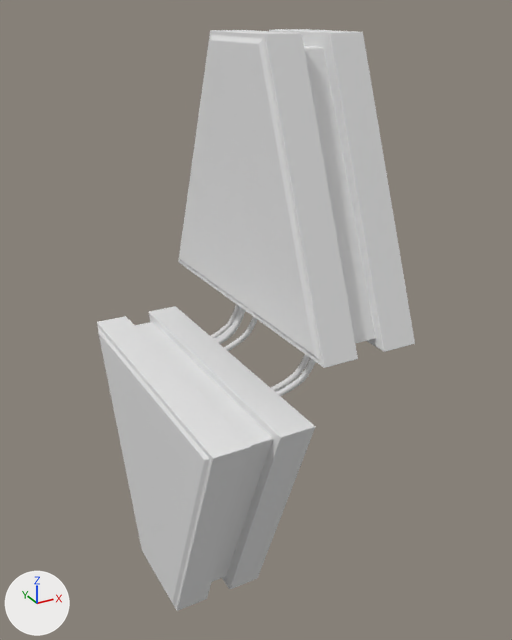
Two versions of the FBX model Assets/Models/_level_models/hexagon_2x6_v.fbx, one commit apart.
Before and after are seen from a 50 mm lens placed at (-6.8, -11.35, 5.83), pointed at (-0.62, -0.11, 0.21). Arrows for +X, +Y and +Z are at lower left; the lights stay in place. Where no turn or scale is listed for an object, it has been applied to the vertices.

Script lines for the objects in view, before the commit:
```python
me_beziercurve_011 = bpy.data.meshes.new('BezierCurve.011')
me_beziercurve_011.from_pydata(...)  # 1800 vertices, 1728 faces; spans x -1.28..0.0, y -1.72..1.94, z -1.26..0.81
me_cube_003 = bpy.data.meshes.new('Cube.003')
me_cube_003.from_pydata(...)  # 152 vertices, 154 faces; spans x -1.0..1.0, y -2.97..2.97, z 0.53..5.47
me_cube_008 = bpy.data.meshes.new('Cube.008')
me_cube_008.from_pydata(...)  # 184 vertices, 186 faces; spans x -3.0..-1.01, y -2.97..2.97, z -5.47..-0.53
ob_hexagon_2x6_v_bot = bpy.data.objects.new('hexagon_2x6_v_bot', me_cube_008)
ob_hexagon_2x6_v_bot.location = (0.0, 0.0, 0.0)
ob_hexagon_2x6_v_cable = bpy.data.objects.new('hexagon_2x6_v_cable', me_beziercurve_011)
ob_hexagon_2x6_v_cable.location = (0.0, 0.0, 0.0)
ob_hexagon_2x6_v_top = bpy.data.objects.new('hexagon_2x6_v_top', me_cube_003)
ob_hexagon_2x6_v_top.location = (0.0, 0.0, 0.0)
```
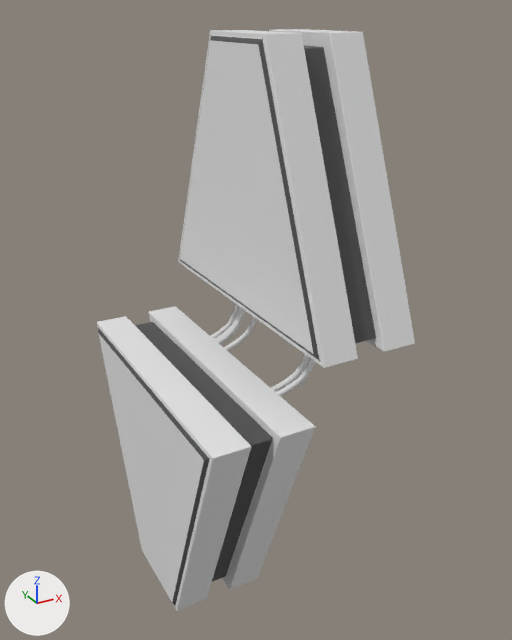
What differs and where, as boxes [x1, y1, x2, y2] in the pictures (512 x 640 px):
```json
{"part": 1, "of": "me_cube_008", "change": "recoloured", "before": [98, 321, 273, 605], "after": [98, 321, 273, 605], "on screen": "white to grey"}
{"part": 2, "of": "me_cube_003", "change": "recoloured", "before": [210, 36, 323, 49], "after": [210, 36, 323, 49], "on screen": "white to grey"}
{"part": 3, "of": "me_cube_003", "change": "recoloured", "before": [180, 40, 376, 361], "after": [180, 40, 376, 361]}
```

Edits to the scene script, one JSON object a line:
```json
{"op": "add", "block": "mat_mat_main", "code": ["mat_mat_main = principled_material('mat_main')", "mat_mat_main.base_color = (0.8, 0.8, 0.8)  # white #e7e7e7"]}
{"op": "add", "block": "mat_mat_detail", "code": ["mat_mat_detail = principled_material('mat_detail')", "mat_mat_detail.base_color = (0.0764, 0.0764, 0.0764)  # dark grey #4e4e4e"]}
{"block": "me_cube_003", "where": "me_cube_003.from_pydata(...)  # 152 vertices, 154 faces; spans x -1.0..1.0, y -2.97..2.97, z 0.53..5.47"}
{"block": "me_cube_003", "where": "# used by ob_hexagon_2x6_v_top; location = (0.0, 0.0, 0.0)"}
{"block": "me_cube_003", "change": "me_cube_003 part 2: 22 of the faces centred in x -0.99..0.99, y -0.93..0.93, z 5.23..5.39 switch from no material to mat_mat_detail (dark grey #4e4e4e)"}
{"block": "me_cube_003", "change": "me_cube_003 part 3: 20 of the faces centred in x -0.99..0.99, y -2.86..0.0, z 0.61..3.0 switch from no material to mat_mat_detail (dark grey #4e4e4e)"}
{"op": "add", "block": "me_cube_003", "code": "me_cube_003.materials.append(mat_mat_main)  # white #e7e7e7"}
{"block": "me_cube_008", "where": "me_cube_008.from_pydata(...)  # 184 vertices, 186 faces; spans x -3.0..-1.01, y -2.97..2.97, z -5.47..-0.53"}
{"block": "me_cube_008", "where": "# used by ob_hexagon_2x6_v_bot; location = (0.0, 0.0, 0.0)"}
{"block": "me_cube_008", "change": "me_cube_008 part 1: 31 of the faces centred in x -3.0..-1.01, y -2.86..0.0, z -3.0..-0.61 switch from no material to mat_mat_detail (dark grey #4e4e4e)"}
{"op": "add", "block": "me_cube_008", "code": "me_cube_008.materials.append(mat_mat_main)  # white #e7e7e7"}
```
